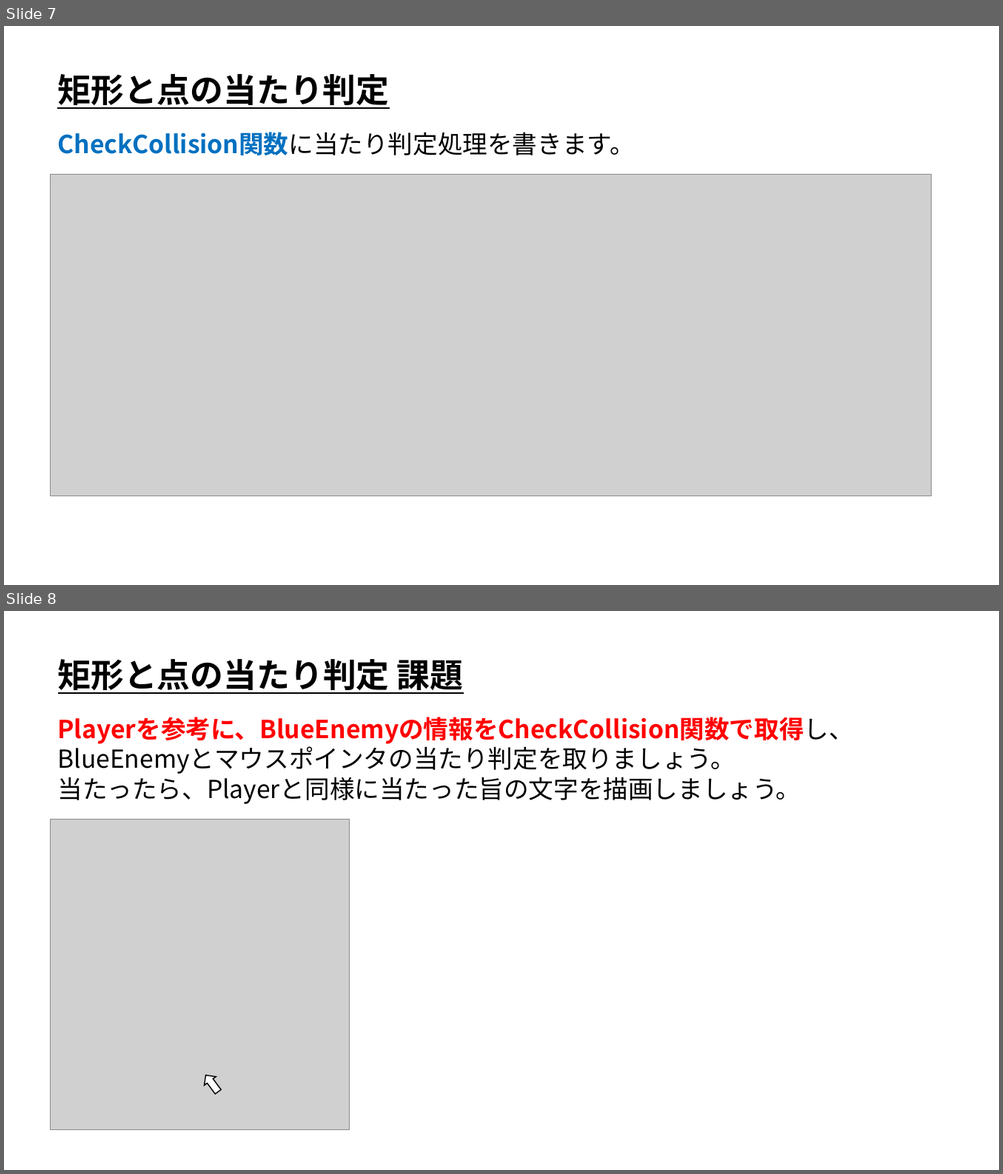
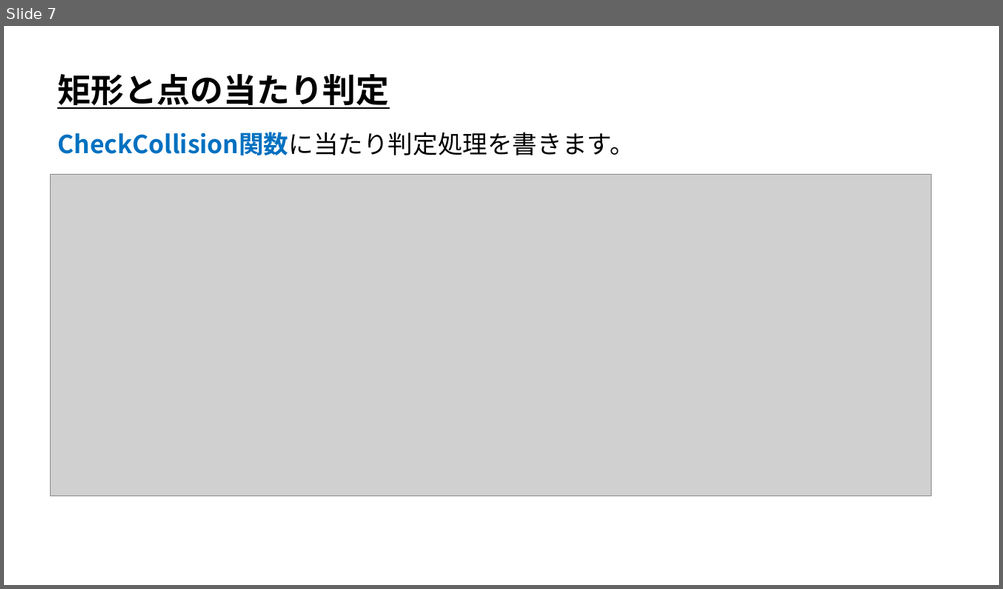
Before and after one commit to ArakiYusuke-Ohara/Textbook, a slide deck: ゲーム科1年/00_前期/ゲームプログラミングⅠ/12_矩形と点の当たり判定.pptx. Shown one above the other, each under a label of ours: slides 7 and 8 before the commit, slide 7 after it. The pictures are 1003x1174 and 1003x589 pixels, drawn with LibreOffice and Linux fonts; fonts in the diff are those of the drawing; grey boxes stand for pictures. Boxes give left, top, right and bottom in pixels: in the first picture for what was removed or moved away, otherwise in the second. Text is boxed around its words. In the diff, an @@ line names an element or a change of style, - is before the commit and + after.

Commit message:
課題のページが分かりにくかったので修正

```diff
--- a/ゲーム科1年/00_前期/ゲームプログラミングⅠ/12_矩形と点の当たり判定.pptx
+++ b/ゲーム科1年/00_前期/ゲームプログラミングⅠ/12_矩形と点の当たり判定.pptx
@@ slide 8 removed at (x1=4, y1=611, x2=999, y2=1170), background #FFFFFF @@
@@ text removed at (x1=58, y1=654, x2=464, y2=696) @@
-矩形と点の当たり判定 課題
@@ text removed at (x1=58, y1=717, x2=854, y2=804) @@
-Playerを参考に、BlueEnemyの情報をCheckCollision関数で取得し、
-BlueEnemyとマウスポインタの当たり判定を取りましょう。
-当たったら、Playerと同様に当たった旨の文字を描画しましょう。
@@ picture removed at (x1=51, y1=820, x2=350, y2=1130) @@
@@ down arrow removed at (x1=200, y1=1071, x2=224, y2=1096) @@
```
Also in this commit, not shown: 1 other file.
